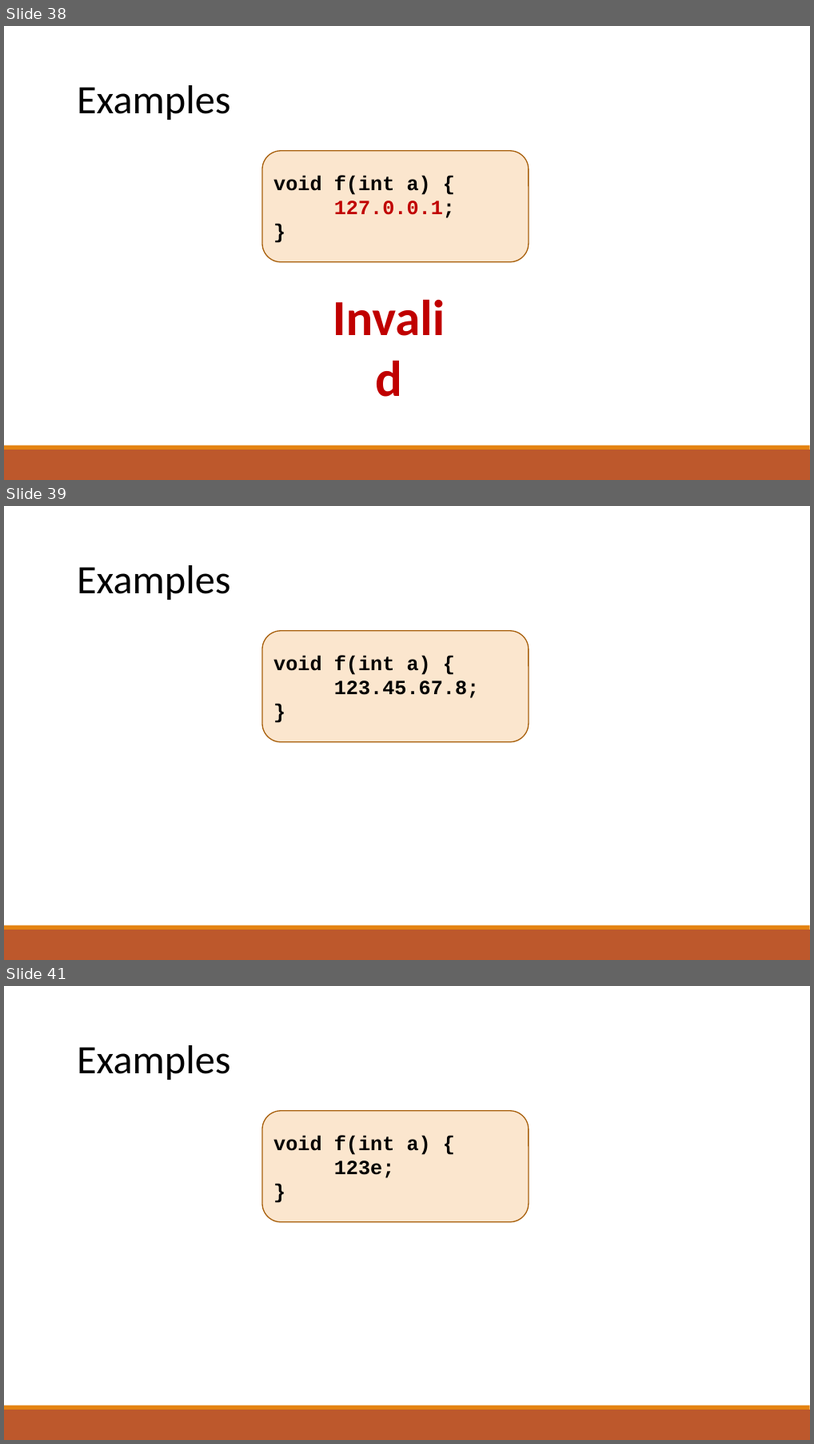
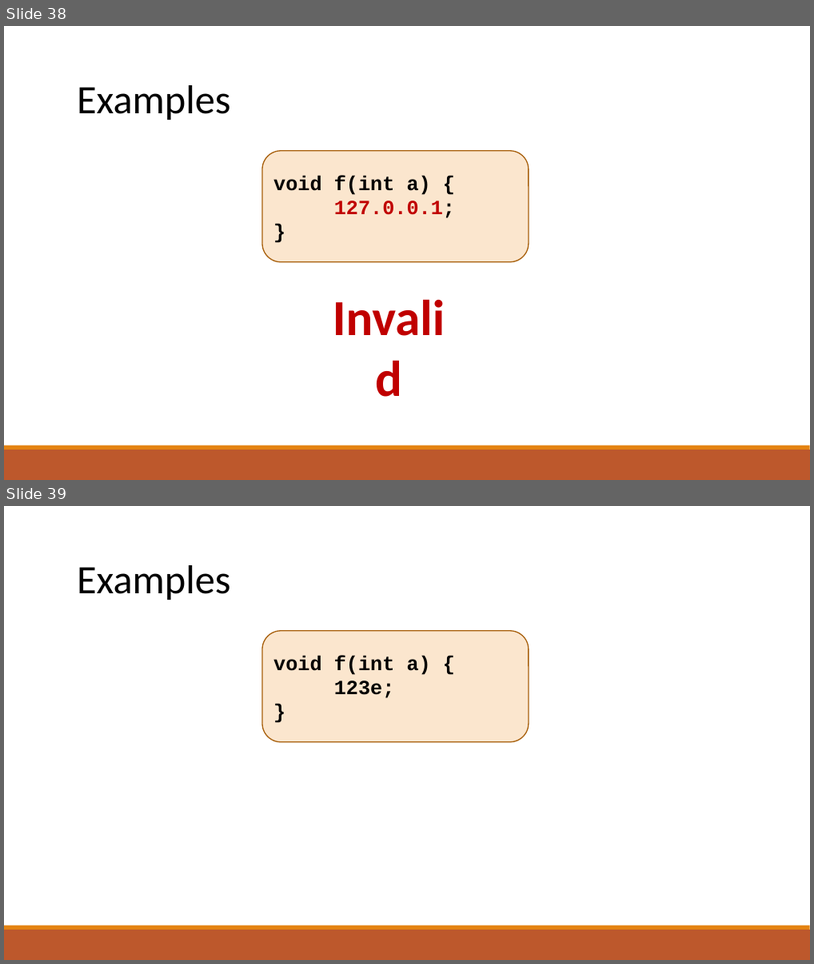
Before and after one commit to raghadzeidan/COMPILATION_TAU_FOR_STUDENTS, a slide deck: new_slides/lexical_analysis.pptx. Shown one above the other, each under a label of ours: slides 38, 39 and 41 before the commit, slides 38 and 39 after it; the slides between them are not shown. The pictures are 814x1444 and 814x964 pixels, drawn with LibreOffice and Linux fonts; fonts in the diff are those of the drawing. Boxes give left, top, right and bottom in pixels: in the first picture for what was removed or moved away, otherwise in the second. Text is boxed around its words. In the diff, an @@ line names an element or a change of style, - is before the commit and + after.

```diff
--- a/new_slides/lexical_analysis.pptx
+++ b/new_slides/lexical_analysis.pptx
@@ slide 39 removed at [4,506,810,960], background #FFFFFF; not listed: 2 template elements that a slide beside it also shows @@
@@ text removed at [77,565,231,600] @@
-Examples
@@ rounded rectangle removed at [262,631,529,742] @@
-void f(int a) {
-123.45.67.8;
-}
@@ what was slide 41 is now slide 39 @@
```
Also in this commit, not shown: 1 other slide removed, 1 other file.
